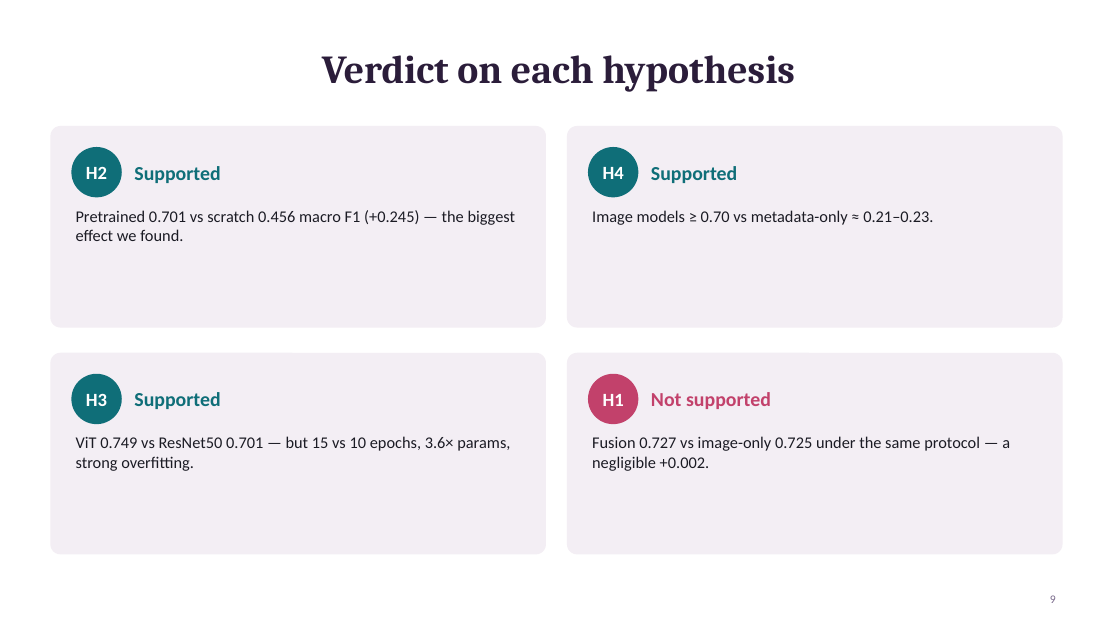
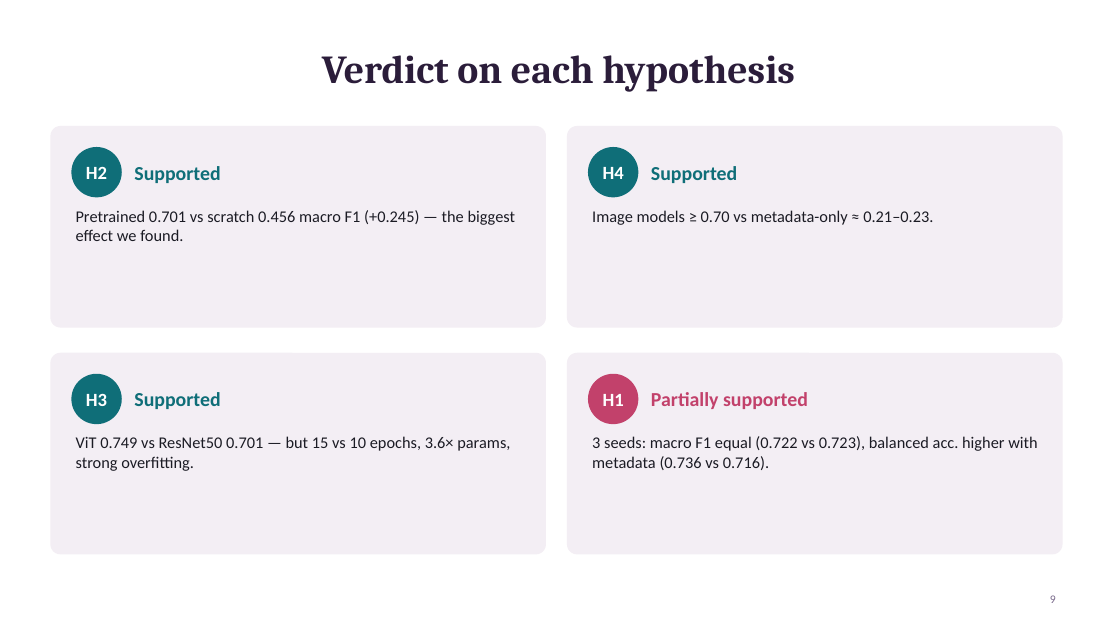
Before and after one commit to zbady991/Multimodal-Skin-Lesion-Diagnosis, a slide deck: slide 9 of AAMP_Slides.pptx. Drawn at 1120x630 pixels with LibreOffice and Linux fonts; fonts in the diff are those of the drawing. Boxes give left, top, right and bottom in pixels: in the first picture for what was removed or moved away, otherwise in the second. Text is boxed around its words. In the diff, an @@ line names an element or a change of style, - is before the commit and + after.

```diff
--- a/AAMP_Slides.pptx
+++ b/AAMP_Slides.pptx
@@ text at box(651, 392, 808, 409): text changed @@
-Not supported
+Partially supported
@@ text at box(592, 436, 1037, 470): text changed @@
-Fusion 0.727 vs image-only 0.725 under the same protocol — a negligible +0.002.
+3 seeds: macro F1 equal (0.722 vs 0.723), balanced acc. higher with metadata (0.736 vs 0.716).
```
Also in this commit, not shown: 3 other slides changed, 15 other files.
